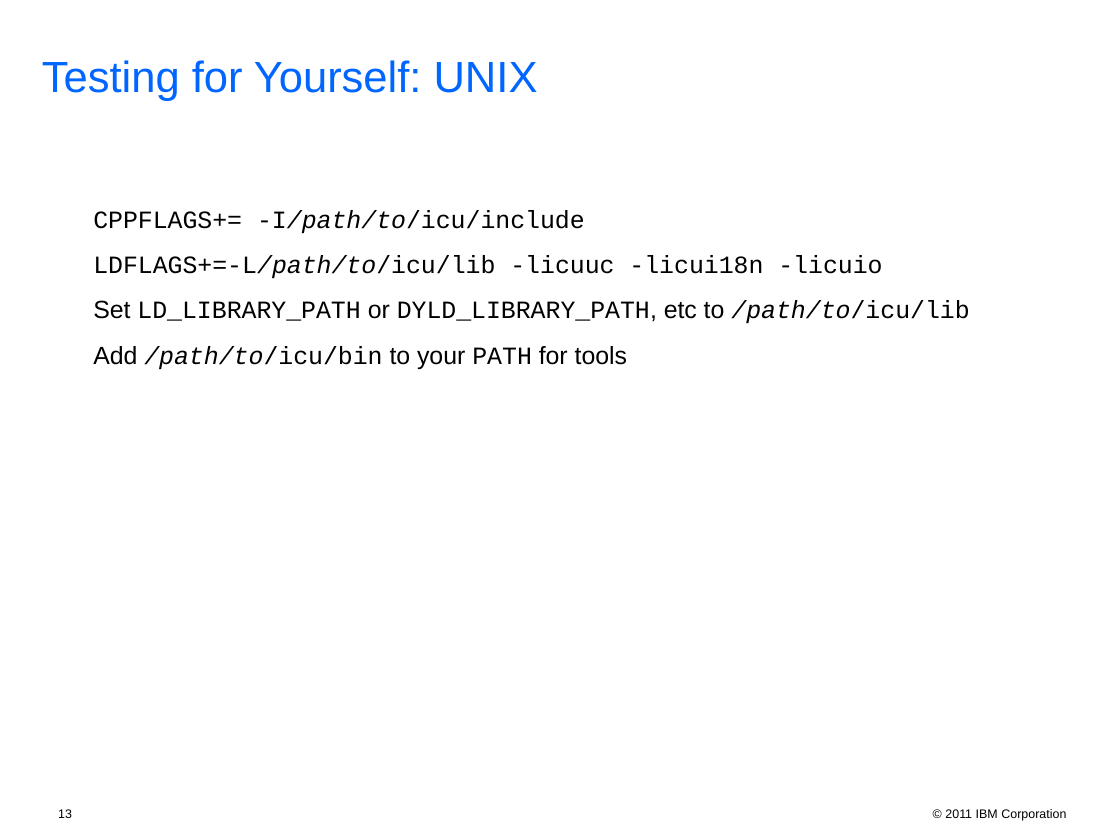
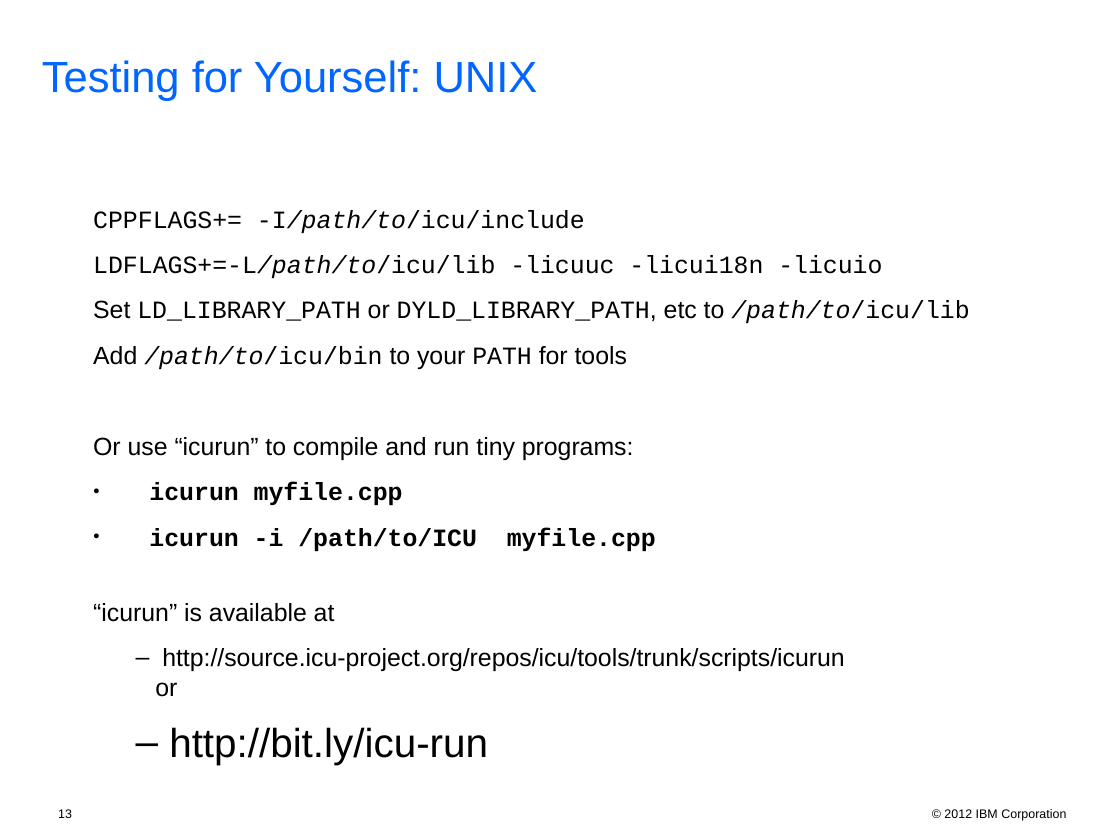
Before and after one commit to unicode-org/icu-docs, a slide deck: slide 13 of docs/pres/icu_workshop.ppt. Drawn at 1120x840 pixels with LibreOffice and Linux fonts; fonts in the diff are those of the drawing; background and template pictures are left out. Boxes give left, top, right and bottom in pixels: in the first picture for what was removed or moved away, otherwise in the second. Text is boxed around its words. In the diff, an @@ line names an element or a change of style, - is before the commit and + after.

```diff
--- a/docs/pres/icu_workshop.ppt
+++ b/docs/pres/icu_workshop.ppt
@@ text at [93, 437, 844, 765]: paragraphs added @@
+Or use “icurun” to compile and run tiny programs:
+● icurun myfile.cpp
+● icurun -i /path/to/ICU myfile.cpp
+“icurun” is available at
+  – http://source.icu-project.org/repos/icu/tools/trunk/scripts/icurun
+    or
+  – http://bit.ly/icu-run
@@ text at [944, 809, 1066, 821]: text changed @@
-© 2011 IBM Corporation
+© 2012 IBM Corporation
```
Also in this commit, not shown: 56 other slides changed, 1 slide added, 2 slides removed, 2 other files.
